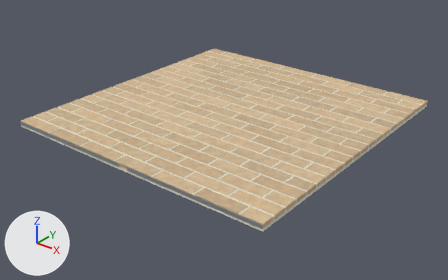
A saved change to the Blender file site/blend/board_2.blend.
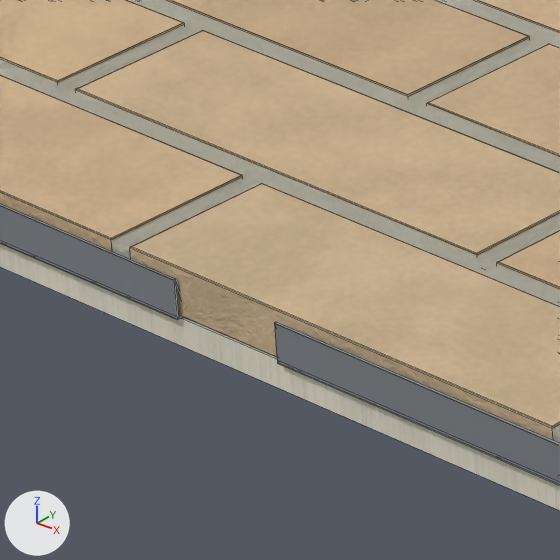
Each version is shown whole from a camera (50 mm lens) standing at (1.786, -2.294, 1.261) and looking at (0.007, -0.07, -0.118), then close up on the part from 23% to 34% of the width and 50% to 67% of the height. The lights are fixed; the arrows at lower left show +X, +Y and +Z. The first two pictures are the older version. The close-ups show mesh edges as thin lines.

In view in the first close-up: 'CLIP_R700', 'MORTAR', 'T01_T01', 'backing'.
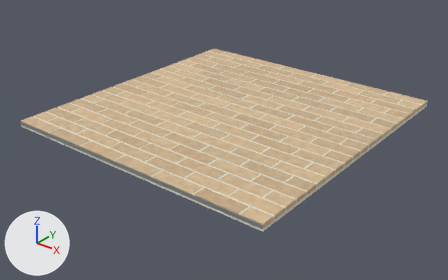
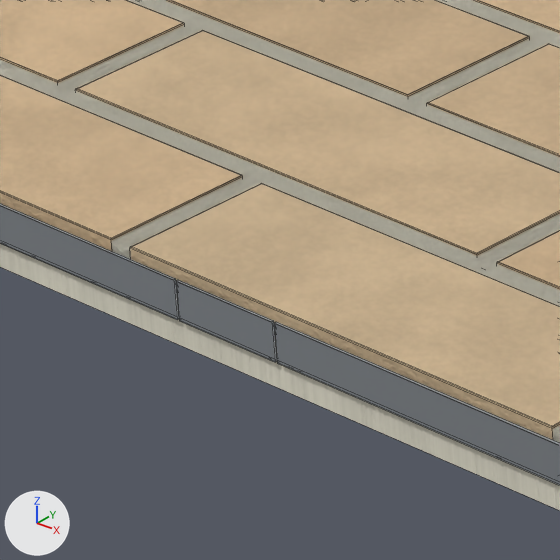
Location of each change, [x1, y1, x2, y2] in pixels of the close-ups (560 x 560 px):
'CLIP_R50', added: after [176, 280, 277, 362]

What changed in the scene script:
```text
Add me_r50:
    me_r50.from_pydata(...)  # 800 vertices, 600 faces; spans x -0.025..0.025, y -0.747..0.747, z 0.0..0.017
    me_r50.materials.append(mat_rail)  # light grey #bfc5cb
Add ob_clip_r50:
    ob_clip_r50 = bpy.data.objects.new('CLIP_R50', me_r50)
    ob_clip_r50.location = (0.0, 0.0, 0.0)
```
